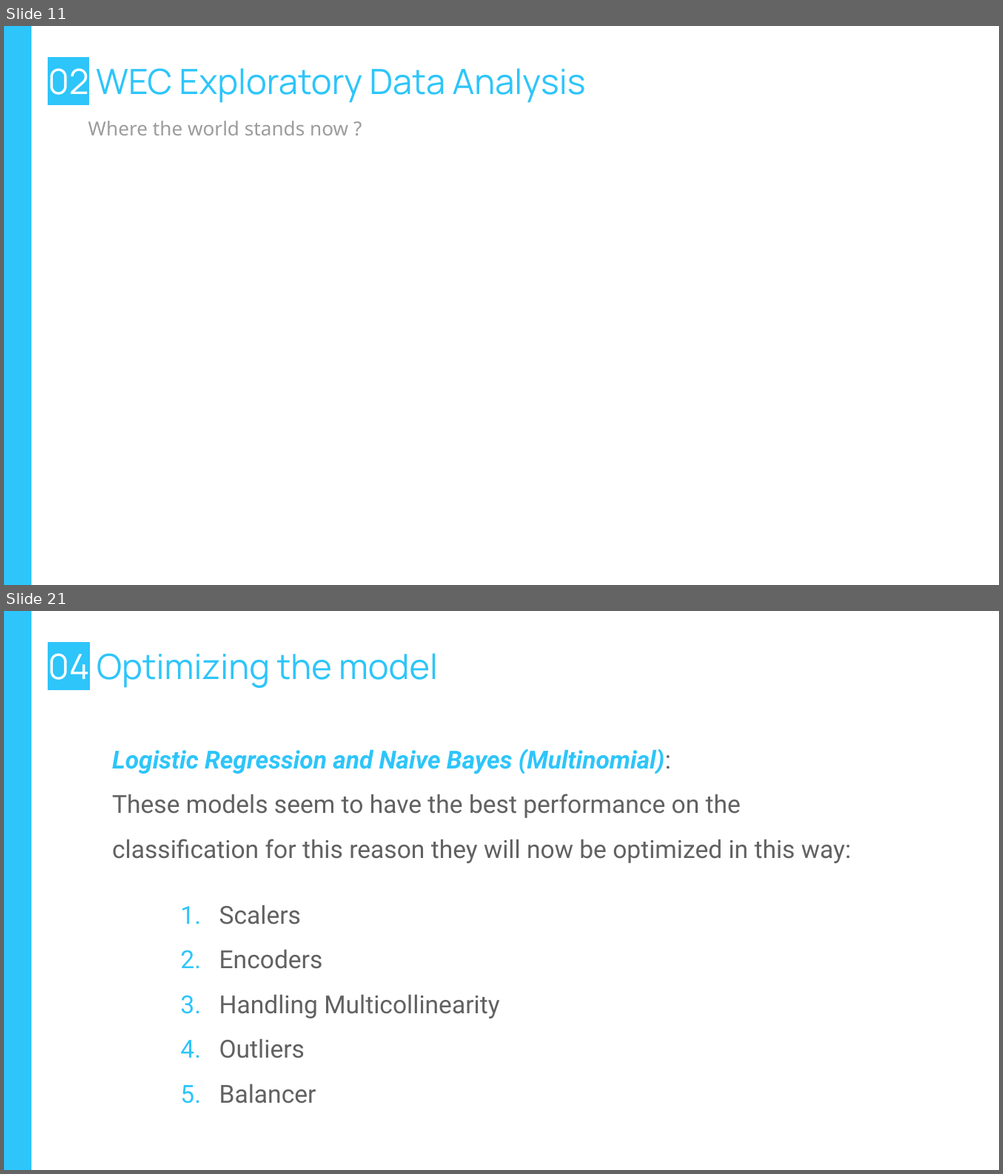
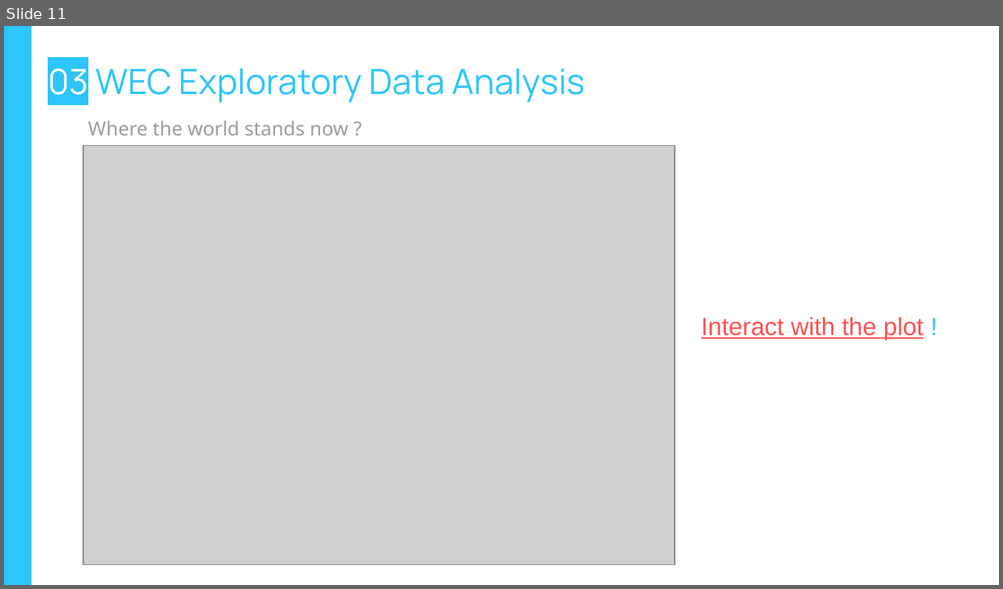
Before and after one commit to Edoardo1996/iornhack-final-project, a slide deck: pres/Ironhac-final-project.pptx. Shown one above the other, each under a label of ours: slides 11 and 21 before the commit, slide 11 after it; the slides between them are not shown. The pictures are 1003x1174 and 1003x589 pixels, drawn with LibreOffice and Linux fonts; fonts in the diff are those of the drawing; grey boxes stand for pictures; background and template pictures are left out. Boxes give left, top, right and bottom in pixels: in the first picture for what was removed or moved away, otherwise in the second. Text is boxed around its words. In the diff, an @@ line names an element or a change of style, - is before the commit and + after.

```diff
--- a/pres/Ironhac-final-project.pptx
+++ b/pres/Ironhac-final-project.pptx
@@ slide 21 removed at (4,611,999,1170), background #FFFFFF; not listed: 1 template element that a slide beside it also shows @@
@@ title removed at (48,653,438,688) @@
-04 Optimizing the model
@@ text removed at (112,749,851,863) @@
-Logistic Regression and Naive Bayes (Multinomial):
-These models seem to have the best performance on the classification for this reason they will now be optimized in this way:
@@ text removed at (219,906,499,1104) @@
-1. Scalers
-2. Encoders
-3. Handling Multicollinearity
-4. Outliers
-5. Balancer
@@ slide 11 changed as well @@
@@ title at (48,68,585,103): text changed @@
-02 WEC Exploratory Data Analysis
+03 WEC Exploratory Data Analysis
@@ picture added at (84,145,674,565) @@
@@ text added at (701,317,923,340), 18 pt, text #FF5252, underline @@
+Interact with the plot !
```
Also in this commit, not shown: 5 other slides changed, 12 slides added, 22 other slides removed, 3 other files.
